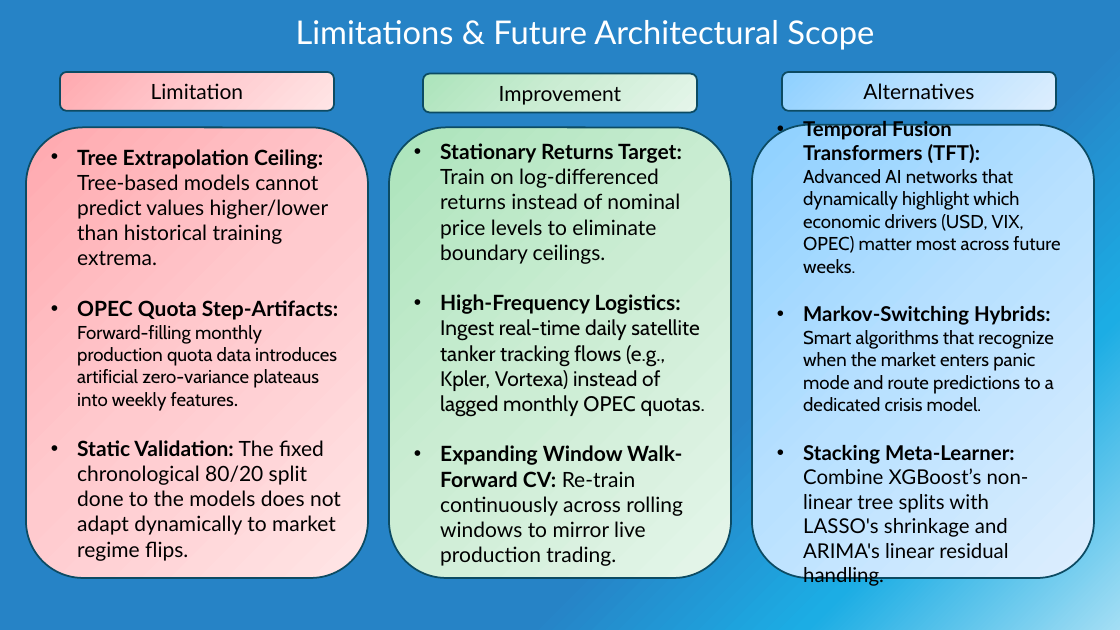
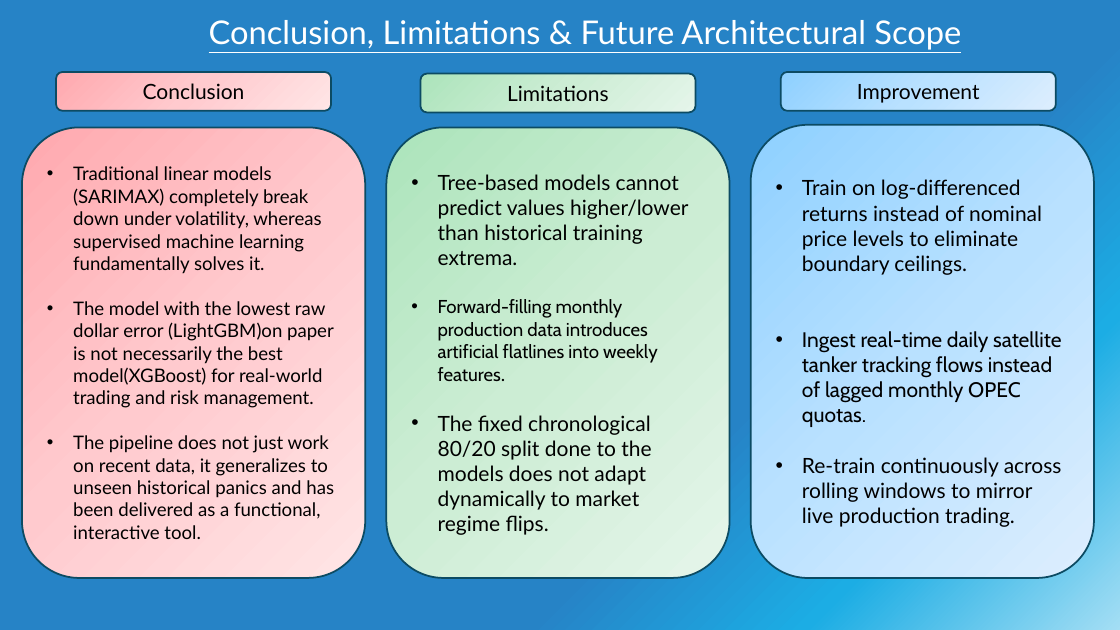
Before and after one commit to amohaf32/Time-Series-Forecast-Platform-Brent-Crude-Oil, a slide deck: slide 9 of presentations/Final Presentation .pptx (slide 8 before the commit). Drawn at 1120x630 pixels with LibreOffice and Linux fonts; fonts in the diff are those of the drawing. Boxes give left, top, right and bottom in pixels: in the first picture for what was removed or moved away, otherwise in the second. Text is boxed around its words. In the diff, an @@ line names an element or a change of style, - is before the commit and + after.

```diff
--- a/presentations/Final Presentation .pptx
+++ b/presentations/Final Presentation .pptx
@@ title at (209, 20, 961, 50): text changed @@
-Limitations & Future Architectural Scope
+Conclusion, Limitations & Future Architectural Scope
@@ rounded rectangle "Conclusion": place and size @@
-rounded rectangle "Conclusion" at (60, 72, 334, 111)
+rounded rectangle "Conclusion" at (56, 72, 331, 111)
@@ text in rounded rectangle at (143, 83, 245, 99): text changed @@
-Limitation
+Conclusion
@@ text in rounded rectangle at (507, 85, 609, 101): text changed @@
-Improvement
+Limitations
@@ text in rounded rectangle at (857, 84, 980, 103): text changed @@
-Alternatives
+Improvement
@@ rounded rectangle "Traditional linear models (SARIMAX) completely ...": place and size @@
-rounded rectangle "Traditional linear models (SARIMAX) completely ..." at (26, 128, 368, 578)
+rounded rectangle "Traditional linear models (SARIMAX) completely ..." at (22, 128, 365, 578)
@@ text in rounded rectangle at (73, 166, 334, 539): text changed; size 18 to 16 pt @@
-• Tree Extrapolation Ceiling: Tree-based models cannot predict values higher/lower than historical training extrema.
-• OPEC Quota Step-Artifacts: Forward-filling monthly production quota data introduces artificial zero-variance plateaus into weekly features.
-• Static Validation: The fixed chronological 80/20 split done to the models does not adapt dynamically to market regime flips.
+• Traditional linear models (SARIMAX) completely break down under volatility, whereas supervised machine learning fundamentally solves it.
+• The model with the lowest raw dollar error (LightGBM)on paper is not necessarily the best model(XGBoost) for real-world trading and risk management.
+• The pipeline does not just work on recent data, it generalizes to unseen historical panics and has been delivered as a functional, interactive tool.
@@ text in rounded rectangle at (438, 174, 689, 535): text changed @@
-• Stationary Returns Target: Train on log-differenced returns instead of nominal price levels to eliminate boundary ceilings.
-• High-Frequency Logistics: Ingest real-time daily satellite tanker tracking flows (e.g., Kpler, Vortexa) instead of lagged monthly OPEC quotas.
-• Expanding Window Walk-Forward CV: Re-train continuously across rolling windows to mirror live production trading.
+• Tree-based models cannot predict values higher/lower than historical training extrema.
+• Forward-filling monthly production data introduces artificial flatlines into weekly features.
+• The fixed chronological 80/20 split done to the models does not adapt dynamically to market regime flips.
@@ text in rounded rectangle at (802, 179, 1062, 527): text changed; size 16 to 18 pt; font Cabin to Lato @@
-• Temporal Fusion Transformers (TFT): Advanced AI networks that dynamically highlight which economic drivers (USD, VIX, OPEC) matter most across future weeks.
-• Markov-Switching Hybrids: Smart algorithms that recognize when the market enters panic mode and route predictions to a dedicated crisis model.
-• Stacking Meta-Learner: Combine XGBoost’s non-linear tree splits with LASSO's shrinkage and ARIMA's linear residual handling.
+• Train on log-differenced returns instead of nominal price levels to eliminate boundary ceilings.
+• Ingest real-time daily satellite tanker tracking flows instead of lagged monthly OPEC quotas.
+• Re-train continuously across rolling windows to mirror live production trading.
```
Also in this commit, not shown: 8 other slides changed, 1 slide added, 1 slide removed, 5 other files.
